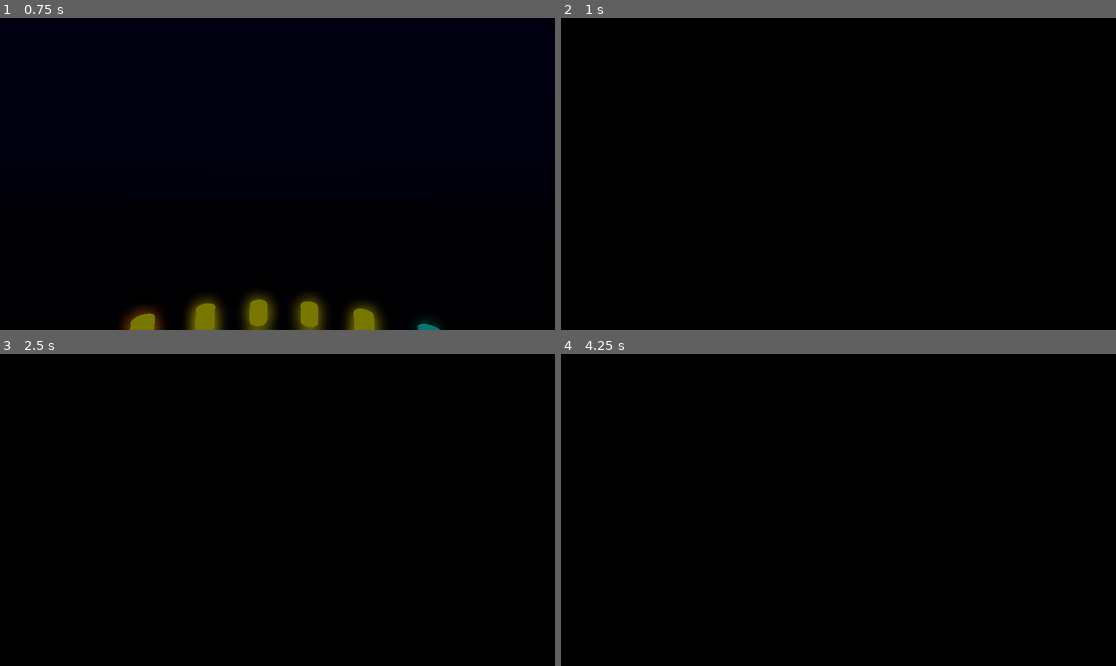
Above: before the commit, frames 1-4 (two rows, left to right).
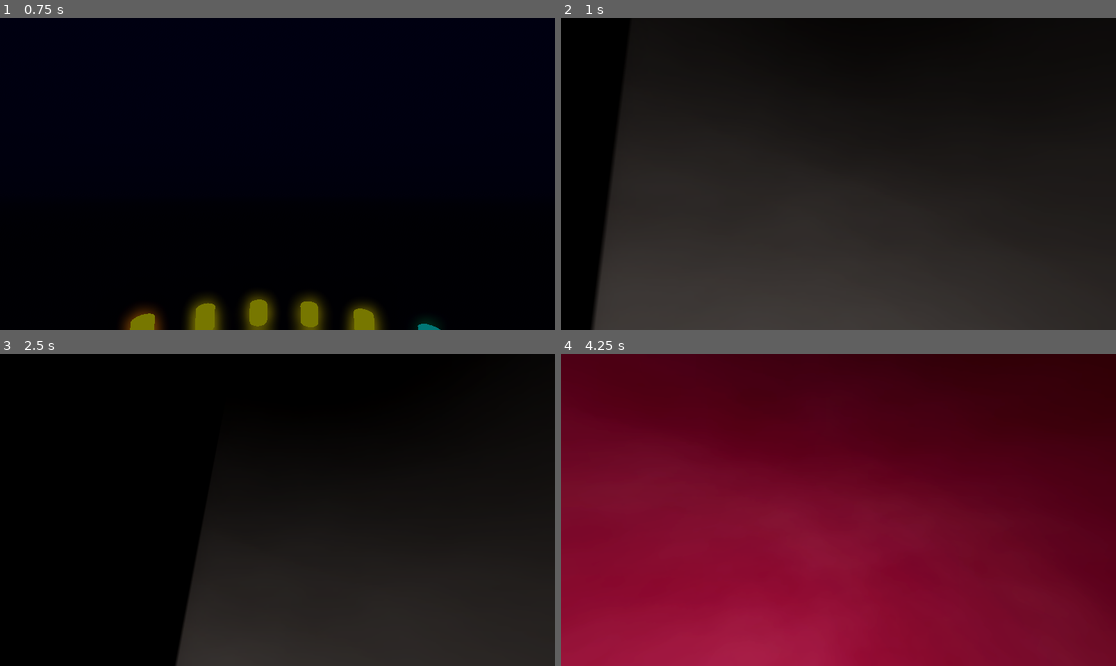
Above: after the commit, the same moments.

Repository: kquizz/vr-visualizer
Game: Godot game, scene res://scenes/main.tscn
Two runs of this game, one before a commit and one after it. Both use one fixed random seed, a clock stepped at 60 frames per second and the inputs below.
Inputs (mouse positions are in pixels of both pictures, inside the frame that each line leads up to):
- Up to frame 1 (0.75 s): tap Enter at 0.5 s; move the mouse to (399, 158) at 0.52 s; tap Tab at 0.6 s
- Up to frame 2 (1 s): no input
- Up to frame 3 (2.5 s): move the mouse to (166, 525) at 1.27 s; tap Tab at 1.35, 2.1 s; move the mouse to (333, 441) at 2.02 s
- Up to frame 4 (4.25 s): move the mouse to (810, 572) at 2.77 s; tap Tab at 2.85, 3.6 s; move the mouse to (1005, 556) at 3.52 s

Frame 1 is identical in both runs. In frame 2, 60% of the frame differs, in the area x 5-100%, y 21-100%; in frame 3, 29%; in frame 4, 100%, in the area x 0-100%, y 0-100%.

Commit message:
fix(04): rotate dome so injection center faces camera, widen injection
SphereMesh UV(0.5, 0.5) maps to the back of the sphere, not
the front. Rotate dome 180° around Y so the injection center
faces the camera direction (-Z). Also widen injection mask
from 0.35 to 0.5 so it fills more of the visible dome.

Diff:
--- a/scenes/modes/warp.tscn
+++ b/scenes/modes/warp.tscn
@@ -57,6 +57,7 @@
 
 [node name="WarpDome" type="MeshInstance3D" parent="."]
 position = Vector3(0, 1.7, 0)
+rotation = Vector3(0, 3.14159, 0)
 mesh = SubResource("SphereMesh_dome")
 material_override = SubResource("ShaderMaterial_display")
 
--- a/shaders/warp_feedback.gdshader
+++ b/shaders/warp_feedback.gdshader
@@ -79,12 +79,12 @@
 	// Inject color at the center; warp spreads it outward over frames.
 	// Edges only get decayed/warped content from previous frames.
 	float dist = length(UV - vec2(0.5));
-	float inject_mask = smoothstep(0.35, 0.0, dist);
+	float inject_mask = smoothstep(0.5, 0.05, dist);
 	prev.rgb = mix(prev.rgb, audio_color, inject_mask * audio_inject_amount);
 
 	// Noise injection (periodic bursts, controlled by GDScript)
 	vec3 noise_val = texture(noise_tex, uv + vec2(TIME * 0.01)).rgb;
-	float noise_mask = smoothstep(0.4, 0.1, dist);
+	float noise_mask = smoothstep(0.5, 0.15, dist);
 	prev.rgb += noise_val * noise_amount * noise_mask;
 
 	COLOR = vec4(clamp(prev.rgb, 0.0, 1.0), 1.0);
